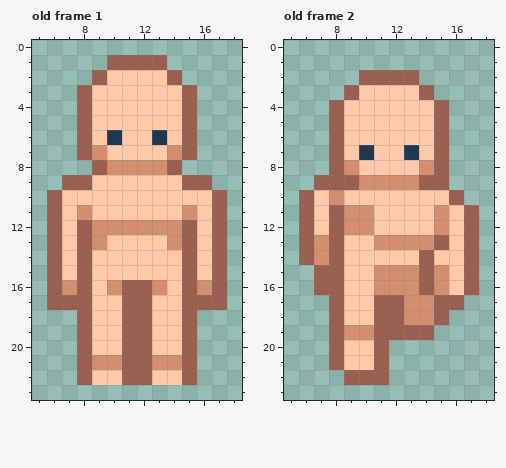
Edited in one commit: pixel-art file (Assets/Aseprite/main-character.aseprite). This is how it looked before the edit.
24x24 pixels, 4 frames. Shown: old frame 1: x 5..18, y 0..23; old frame 2: x 5..18, y 0..23. The commit also changed other frames, which this record leaves out.
The same view after the edit:
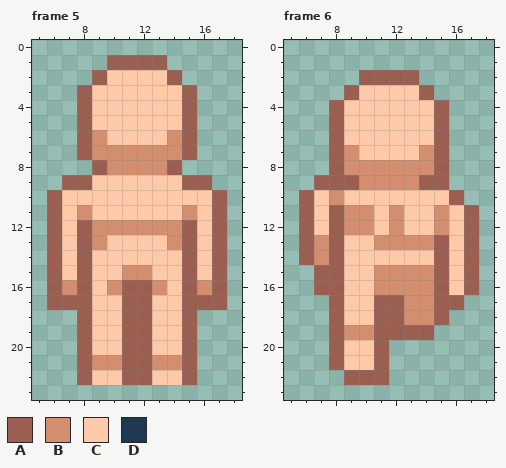
Palette (. is transparent): A #9b5f52  B #d38e70  C #fdc9a9  D #1f3851
A new or re-ordered frame is compared with the old frame closest to it.
What changed:
frames 4 -> 16
--- frame 5 is new; against old frame 1
@@ x 5..18 @@
  5 ...ACCCCCCA...
- 6 ...ACDCCDCA...
- 7 ...ABCCCCBA...
+ 6 ...ABCCCCBA...
+ 7 ...ABBBBBBA...
  8 ....ABBBBA....
@@ x 9..14 @@
 14 CCCCCC
-15 CCCCCC
+15 CCBBCC
 16 CBAABC
--- frame 6 is new; against old frame 2
@@ x 5..18 @@
  6 ...ACCCCCCA...
- 7 ...ACDCCDCA...
- 8 ...ABCCCCBA...
+ 7 ...ABCCCCBA...
+ 8 ...ABBBBBBA...
  9 ..AAABBBBAA...
 10 .ACBCCCCCCCA..
-11 .ACABBCCCCBCA.
-12 .ACABBCCCCBCA.
+11 .ACABBCBCCBCA.
+12 .ACABBCBCCBCA.
 13 .ABACCBBBBACA.
-14 .ABACCCCCACCA.
-15 ..AACCBBBABCA.
-16 ..AACCBBBABCA.
+14 .ABACCCCCCACA.
+15 ..AACCBBBBACA.
+16 ..AACCBBBBACA.
 17 ...ACCAABBAA..
Changed places in both pictures, as pixel boxes (x1, y1, x2, y2):
changed: (92, 130, 182, 160)
changed: (122, 265, 152, 280)
changed: (344, 145, 449, 295)
